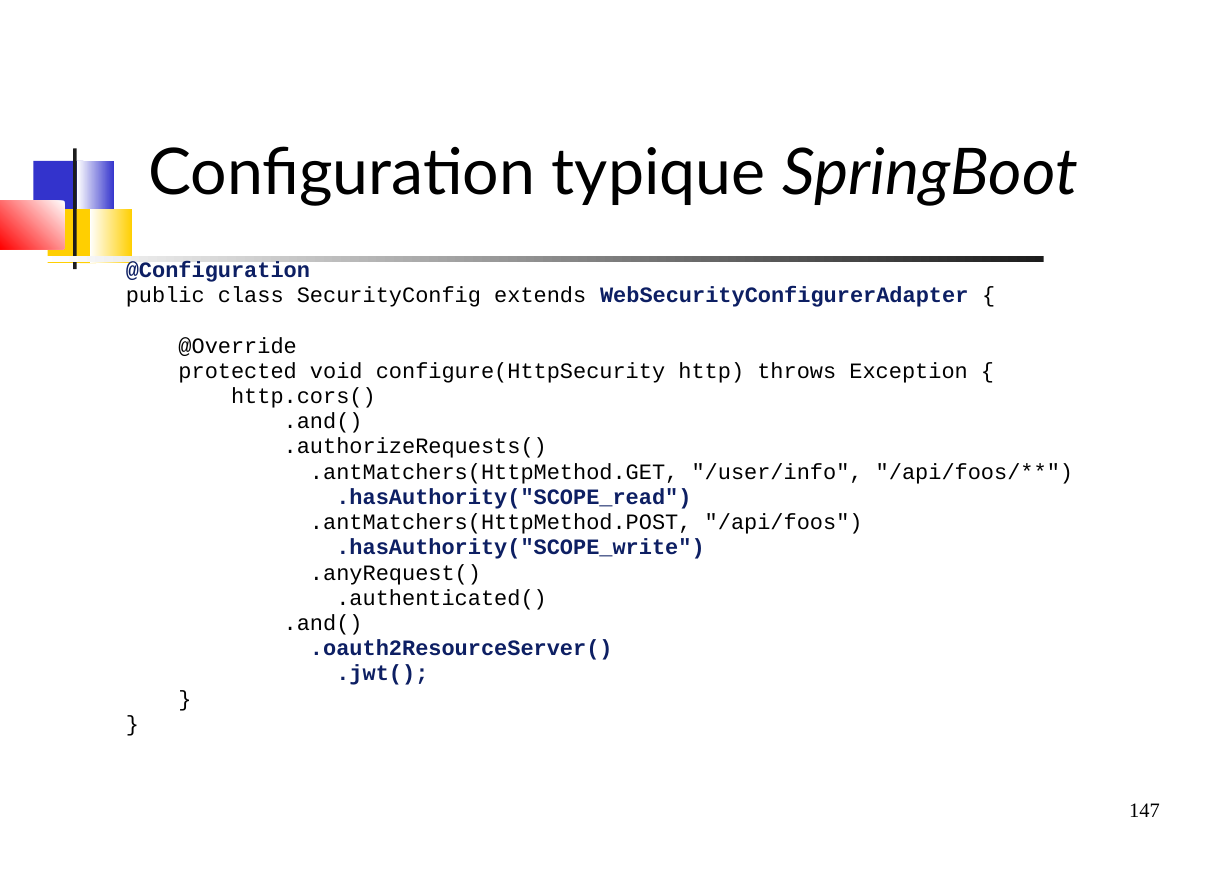
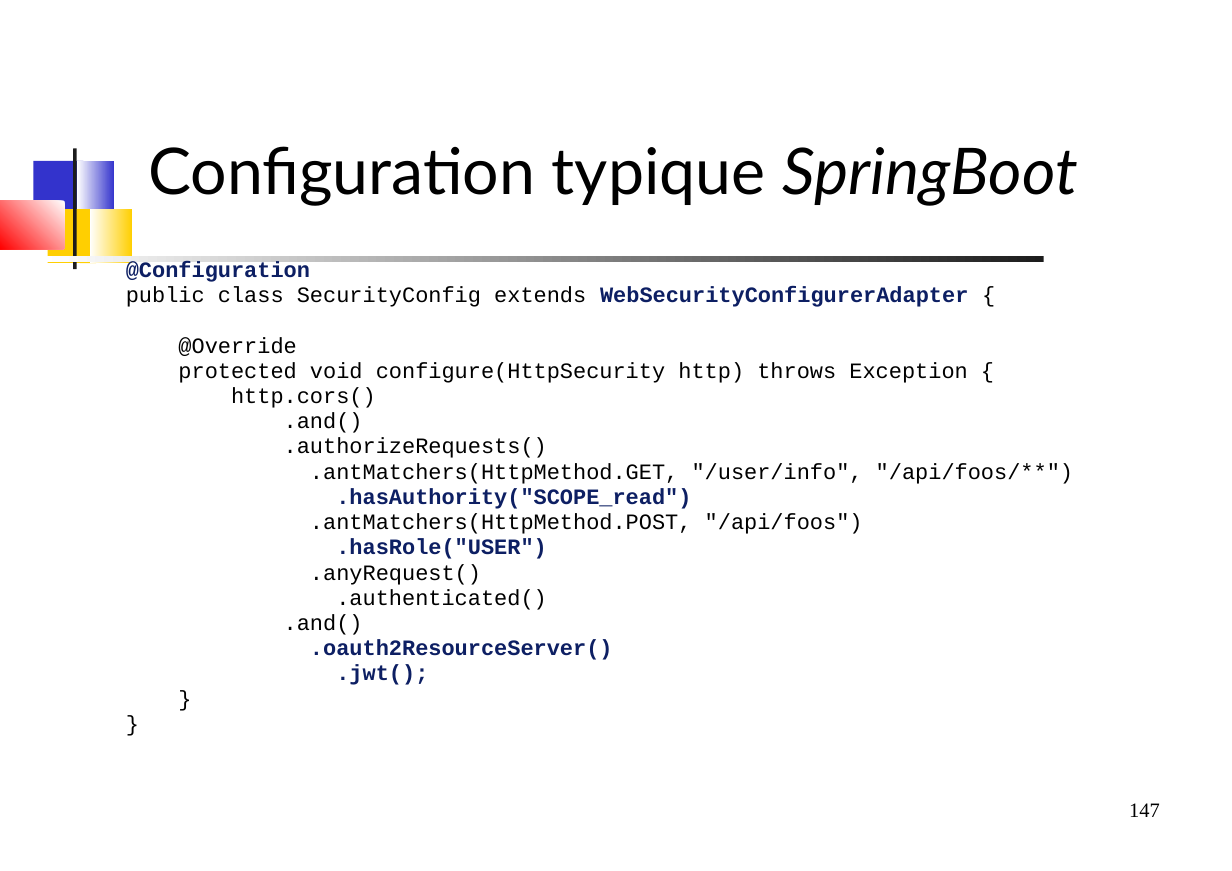
Before and after one commit to dthibau/keycloak, a slide deck: slide 147 of Keycloak.odp. Drawn at 1232x871 pixels with LibreOffice and Linux fonts; fonts in the diff are those of the drawing. Boxes give left, top, right and bottom in pixels: in the first picture for what was removed or moved away, otherwise in the second. Text is boxed around its words. In the diff, an @@ line names an element or a change of style, - is before the commit and + after.

```diff
--- a/Keycloak.odp
+++ b/Keycloak.odp
@@ text at (336,539,547,559): text changed @@
-.hasAuthority("SCOPE_write")
+.hasRole("USER")
```
Also in this commit, not shown: 4 other slides changed, 10 slides added, 16 other files.
